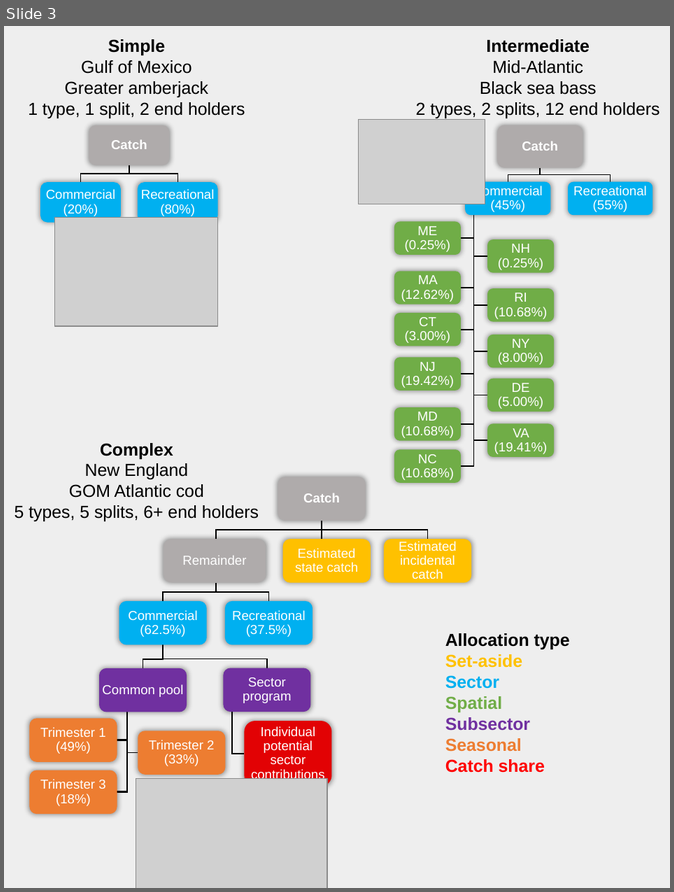
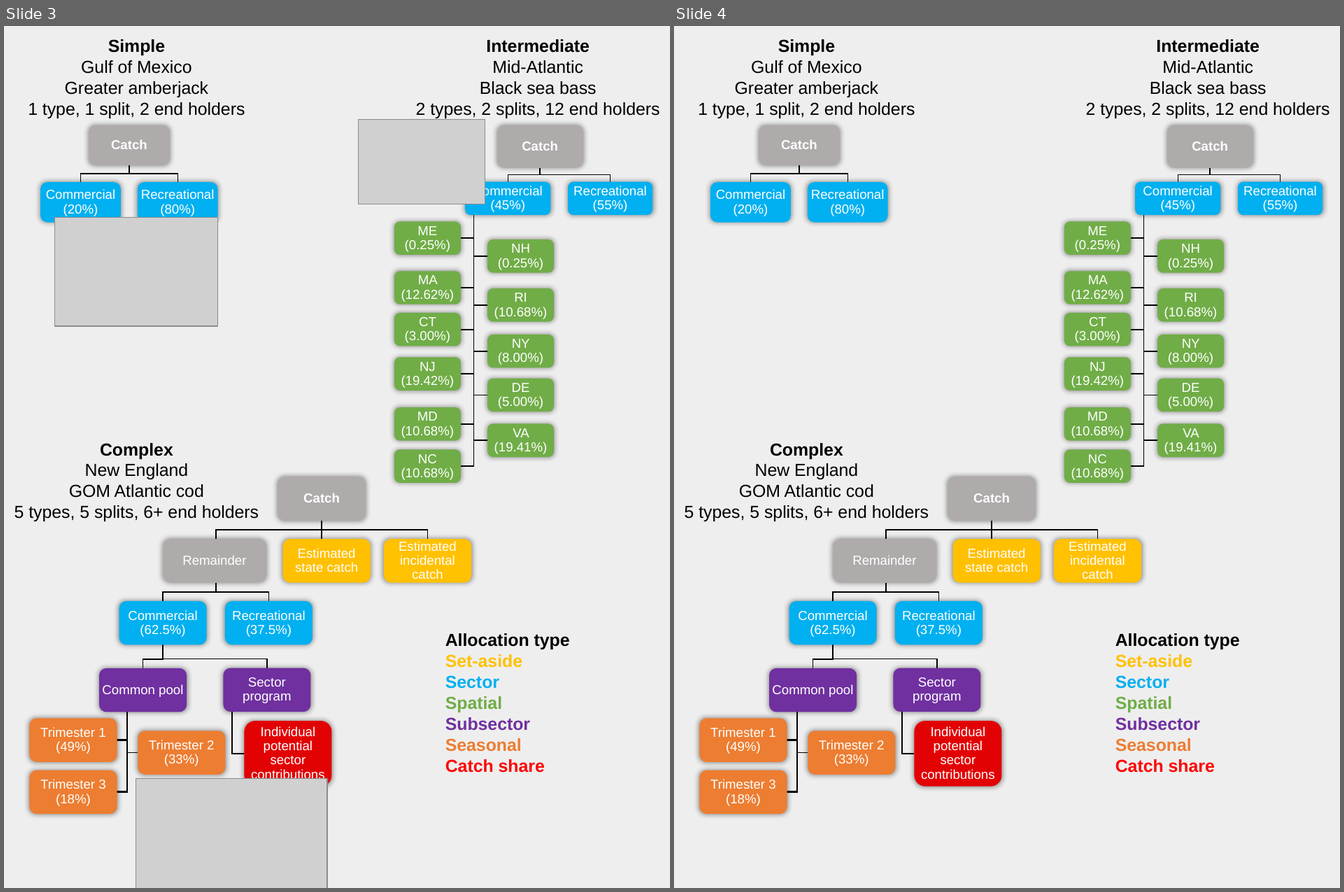
Before and after one commit to zoekitchel/cc_allocation, a slide deck: figures/Fig2_example_allocation_flowcharts.pptx. Shown side by side, each under a label of ours: slide 3 before the commit, slides 3 and 4 after it. The pictures are 674x892 and 1344x892 pixels, drawn with LibreOffice and Linux fonts; fonts in the diff are those of the drawing; grey boxes stand for pictures. Boxes give left, top, right and bottom in pixels: in the first picture for what was removed or moved away, otherwise in the second. Text is boxed around its words. In the diff, an @@ line names an element or a change of style, - is before the commit and + after.

Commit message:
closed powerpoint

```diff
--- a/figures/Fig2_example_allocation_flowcharts.pptx
+++ b/figures/Fig2_example_allocation_flowcharts.pptx
@@ slide 4 added at (x1=674, y1=26, x2=1340, y2=888), background #FFFFFF @@
@@ rectangle added at (x1=674, y1=26, x2=1340, y2=888), fill #EEEEEE @@
@@ text added at (x1=698, y1=39, x2=915, y2=118), 16 pt, text #000000 @@
+Simple
+Gulf of Mexico
+Greater amberjack
+1 type, 1 split, 2 end holders
@@ text added at (x1=1086, y1=39, x2=1330, y2=118), 16 pt, text #000000 @@
+Intermediate
+Mid-Atlantic
+Black sea bass
+2 types, 2 splits, 12 end holders
@@ group added at (x1=711, y1=125, x2=888, y2=222): 3 rounded rectangles, 3 texts, 2 freeform shapes @@
+Catch
+Commercial (20%)
+Recreational (80%)
@@ group added at (x1=1065, y1=125, x2=1323, y2=482): 27 freeform shapes @@
+Catch
+Commercial (45%)
+ME (0.25%)
+NH (0.25%)
+MA (12.62%)
+RI (10.68%)
+CT (3.00%)
+NY (8.00%)
+NJ (19.42%)
+DE (5.00%)
+MD (10.68%)
+VA (19.41%)
+NC (10.68%)
+Recreational (55%)
@@ text added at (x1=684, y1=443, x2=929, y2=522), 16 pt, text #000000 @@
+Complex
+New England
+GOM Atlantic cod
+5 types, 5 splits, 6+ end holders
@@ freeform shape added at (x1=948, y1=477, x2=1036, y2=521), fill #AFABAB, 12 pt, text #FFFFFF, bold @@
+Catch
@@ freeform shape added at (x1=885, y1=521, x2=992, y2=538), outline #000000 1 pt @@
@@ freeform shape added at (x1=988, y1=521, x2=996, y2=538), outline #000000 1 pt @@
@@ freeform shape added at (x1=992, y1=521, x2=1098, y2=538), outline #000000 1 pt @@
@@ freeform shape added at (x1=834, y1=540, x2=936, y2=583), fill #AFABAB, 12 pt, text #FFFFFF @@
+Remainder
@@ freeform shape added at (x1=953, y1=540, x2=1041, y2=583), fill #FFC000, 12 pt, text #FFFFFF @@
+Estimated state catch
@@ freeform shape added at (x1=1054, y1=540, x2=1142, y2=583), fill #FFC100, 12 pt, text #FFFFFF @@
+Estimated incidental catch
@@ freeform shape added at (x1=833, y1=582, x2=887, y2=601), outline #000000 1 pt @@
@@ freeform shape added at (x1=885, y1=582, x2=939, y2=601), outline #000000 1 pt @@
@@ freeform shape added at (x1=789, y1=601, x2=877, y2=646), fill #00B0F0, 12 pt, text #FFFFFF @@
+Commercial (62.5%)
@@ freeform shape added at (x1=895, y1=601, x2=983, y2=646), fill #00B0F0, 12 pt, text #FFFFFF @@
+Recreational (37.5%)
@@ text added at (x1=1116, y1=634, x2=1240, y2=773), 16 pt, text #000000, bold @@
+Allocation type
+Set-aside
+Sector
+Spatial
+Subsector
+Seasonal
+Catch share
@@ freeform shape added at (x1=813, y1=646, x2=833, y2=669), outline #000000 1 pt @@
@@ freeform shape added at (x1=833, y1=646, x2=937, y2=669), outline #000000 1 pt @@
@@ freeform shape added at (x1=770, y1=669, x2=857, y2=713), fill #7030A0, 12 pt, text #FFFFFF @@
+Common pool
@@ freeform shape added at (x1=894, y1=668, x2=981, y2=712), fill #7030A0, 12 pt, text #FFFFFF @@
+Sector program
@@ freeform shape added at (x1=700, y1=718, x2=787, y2=762), fill #ED7D31, 12 pt, text #FFFFFF @@
+Trimester 1 (49%)
@@ freeform shape added at (x1=789, y1=712, x2=796, y2=792), outline #000000 1 pt @@
@@ freeform shape added at (x1=789, y1=712, x2=796, y2=740), outline #000000 1 pt @@
@@ freeform shape added at (x1=797, y1=712, x2=808, y2=753), outline #000000 1 pt @@
@@ freeform shape added at (x1=902, y1=712, x2=915, y2=753), outline #000000 1 pt @@
@@ freeform shape added at (x1=808, y1=731, x2=896, y2=775), fill #ED7D31, 12 pt, text #FFFFFF @@
+Trimester 2 (33%)
@@ freeform shape added at (x1=915, y1=721, x2=1002, y2=786), fill #E20204, 12 pt, text #FFFFFF @@
+Individual potential sector contributions
@@ line added from (796, 740) to (783, 740), #000000 1.5 pt @@
@@ freeform shape added at (x1=700, y1=771, x2=787, y2=815), fill #ED7D31, 12 pt, text #FFFFFF @@
+Trimester 3 (18%)
@@ line added from (797, 792) to (784, 792), #000000 1.5 pt @@
```
Also in this commit, not shown: 1 other file.
